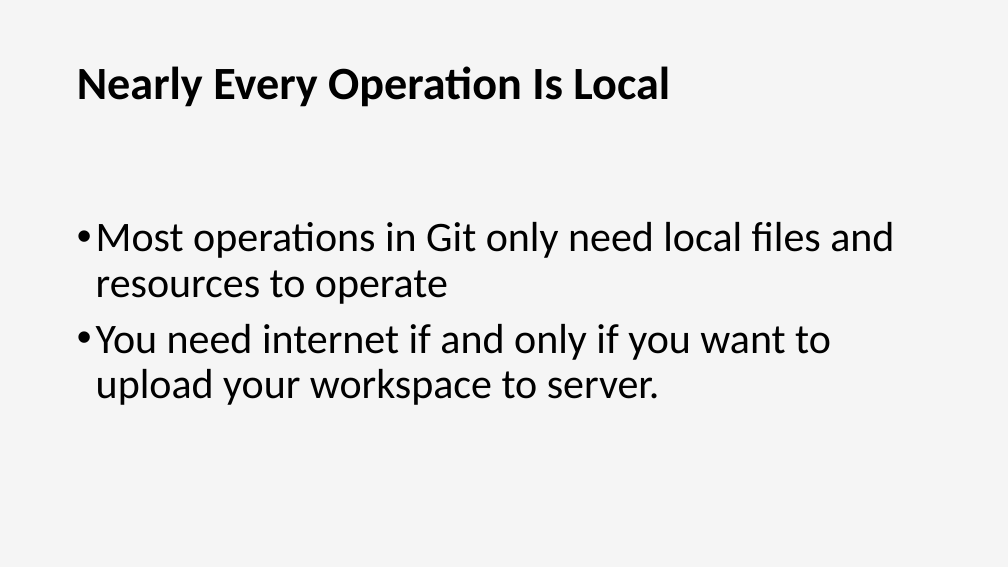
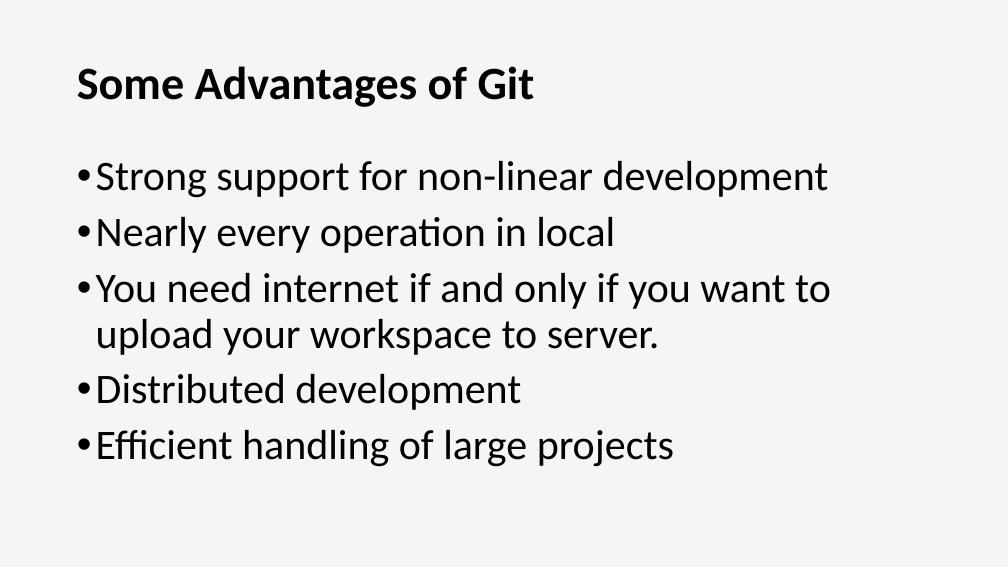
Before and after one commit to deksaa/GitSunum, a slide deck: slide 11 of GitSunum.pptx. Drawn at 1008x567 pixels with LibreOffice and Linux fonts; fonts in the diff are those of the drawing. Boxes give left, top, right and bottom in pixels: in the first picture for what was removed or moved away, otherwise in the second. Text is boxed around its words. In the diff, an @@ line names an element or a change of style, - is before the commit and + after.

```diff
--- a/GitSunum.pptx
+++ b/GitSunum.pptx
@@ title at (x1=77, y1=66, x2=535, y2=107): text changed @@
-Nearly Every Operation Is Local
+Some Advantages of Git
@@ text at (x1=96, y1=161, x2=829, y2=253): text changed @@
-• Most operations in Git only need local files and resources to operate
+• Strong support for non-linear development
+• Nearly every operation in local
@@ text at (x1=96, y1=374, x2=674, y2=467): paragraphs added @@
+• Distributed development
+• Efficient handling of large projects
```
Also in this commit, not shown: 1 slide added, 1 slide removed.
